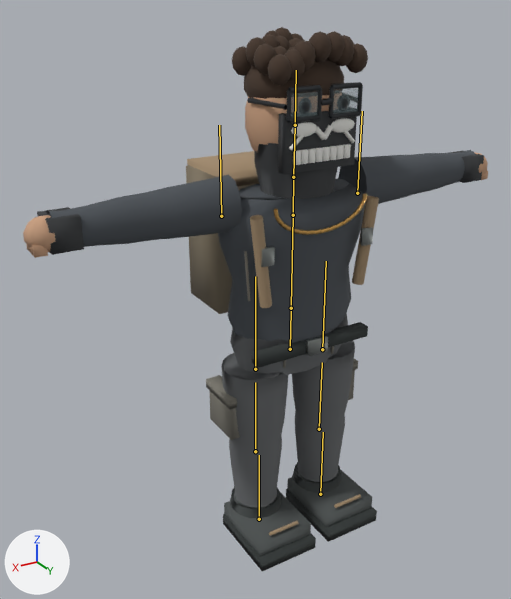
What one commit did to the glTF model game/assets/models/river_explorer_rigged.glb.
Camera for both pictures: a camera (50 mm lens) standing at (11.89, 17.55, 17.54) and looking at (1.05, -0.51, 8.51). The lights are fixed; the arrows at lower left show +X, +Y and +Z. The first picture is the older version. The bones that change, and the others that lie on the model, are drawn over the model as lines.

Names of what the first picture shows: 'RiverSkin'.
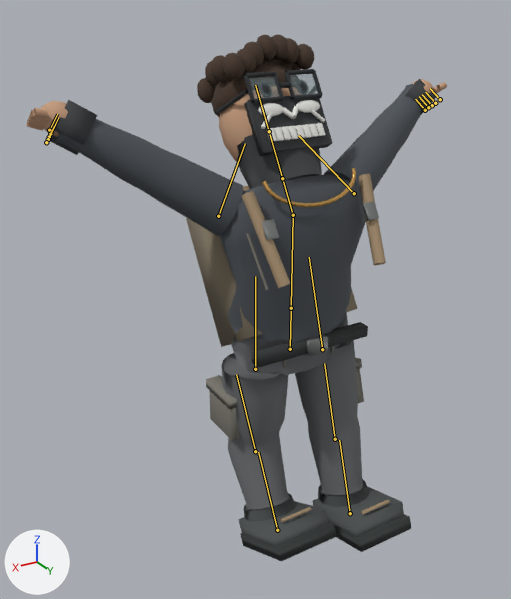
The newer file adds an action. The first version stands in its rest pose; the second is drawn at frame 0 of the action 'Farm'.

Where the change shows, as pixel boxes (x1, y1, x2, y2) in the pictures (511 x 599 px):
'RiverSkin', posed (10% narrower): before (23, 27, 488, 572); after (27, 34, 447, 561)
bone 'Chest', root to tip: before (293, 215) to (293, 177); after (293, 215) to (282, 178)
bone 'LeftUpperArm', root to tip: before (357, 193) to (362, 111); after (354, 193) to (298, 135)
bone 'RightUpperArm', root to tip: before (221, 216) to (219, 125); after (218, 216) to (245, 143)
bone 'LeftUpperLeg', root to tip: before (322, 349) to (326, 261); after (322, 349) to (309, 257)
bone 'RightLowerLeg', root to tip: before (255, 451) to (255, 382); after (255, 451) to (236, 374)

Diff of the bpy script that builds the scene:
```diff
--- a/game/assets/models/river_explorer_rigged.glb.py
+++ b/game/assets/models/river_explorer_rigged.glb.py
@@ bone_chest @@
 bone_chest = bpy.data.objects['RiverExplorer'].pose.bones['Chest']  # child of 'Spine'
-bone_chest.rotation_quaternion = (1.0, 0.0, 0.0, 0.0)  # degrees (0, 0, 0)
+bone_chest.rotation_quaternion = (0.962, 0.272, 0.0, 0.0)  # degrees (32, 0, 0)
@@ bone_leftupperarm @@
 bone_leftupperarm = bpy.data.objects['RiverExplorer'].pose.bones['LeftUpperArm']  # child of 'Chest'
-bone_leftupperarm.rotation_quaternion = (1.0, 0.0, 0.0, 0.0)  # degrees (0, 0, 0)
+bone_leftupperarm.rotation_quaternion = (0.955, 0.0, 0.0, -0.296)  # degrees (0, 0, -34)
@@ bone_rightupperarm @@
 bone_rightupperarm = bpy.data.objects['RiverExplorer'].pose.bones['RightUpperArm']  # child of 'Chest'
-bone_rightupperarm.rotation_quaternion = (1.0, 0.0, 0.0, 0.0)  # degrees (0, 0, 0)
+bone_rightupperarm.rotation_quaternion = (0.949, 0.0, 0.0, 0.315)  # degrees (0, 0, 37)
@@ bone_leftupperleg @@
 bone_leftupperleg = bpy.data.objects['RiverExplorer'].pose.bones['LeftUpperLeg']  # child of 'Hips'
-bone_leftupperleg.rotation_quaternion = (1.0, 0.0, 0.0, 0.0)  # degrees (0, 0, 0)
+bone_leftupperleg.rotation_quaternion = (0.989, 0.149, 0.0, 0.0)  # degrees (17, 0, 0)
@@ bone_rightlowerleg @@
 bone_rightlowerleg = bpy.data.objects['RiverExplorer'].pose.bones['RightLowerLeg']  # child of 'RightUpperLeg'
-bone_rightlowerleg.rotation_quaternion = (1.0, 0.0, 0.0, 0.0)  # degrees (0, 0, 0)
+bone_rightlowerleg.rotation_quaternion = (0.971, 0.238, 0.0, 0.0)  # degrees (28, 0, 0)
```
